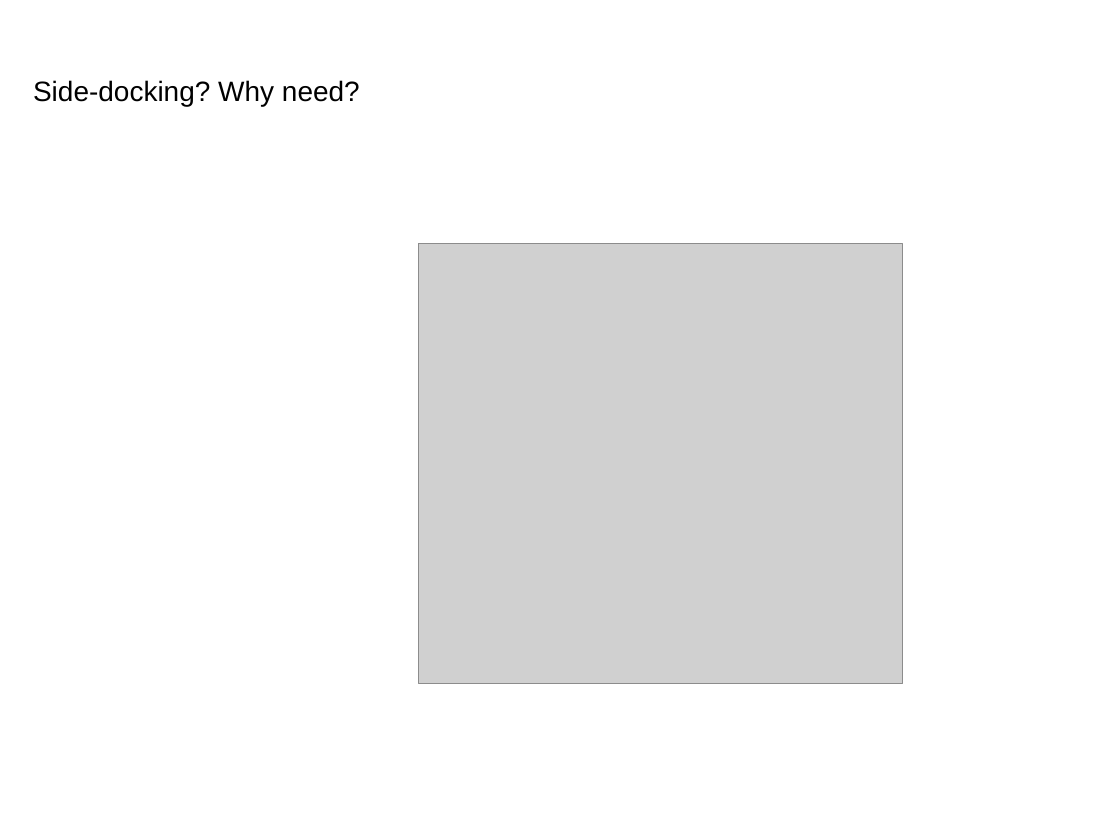
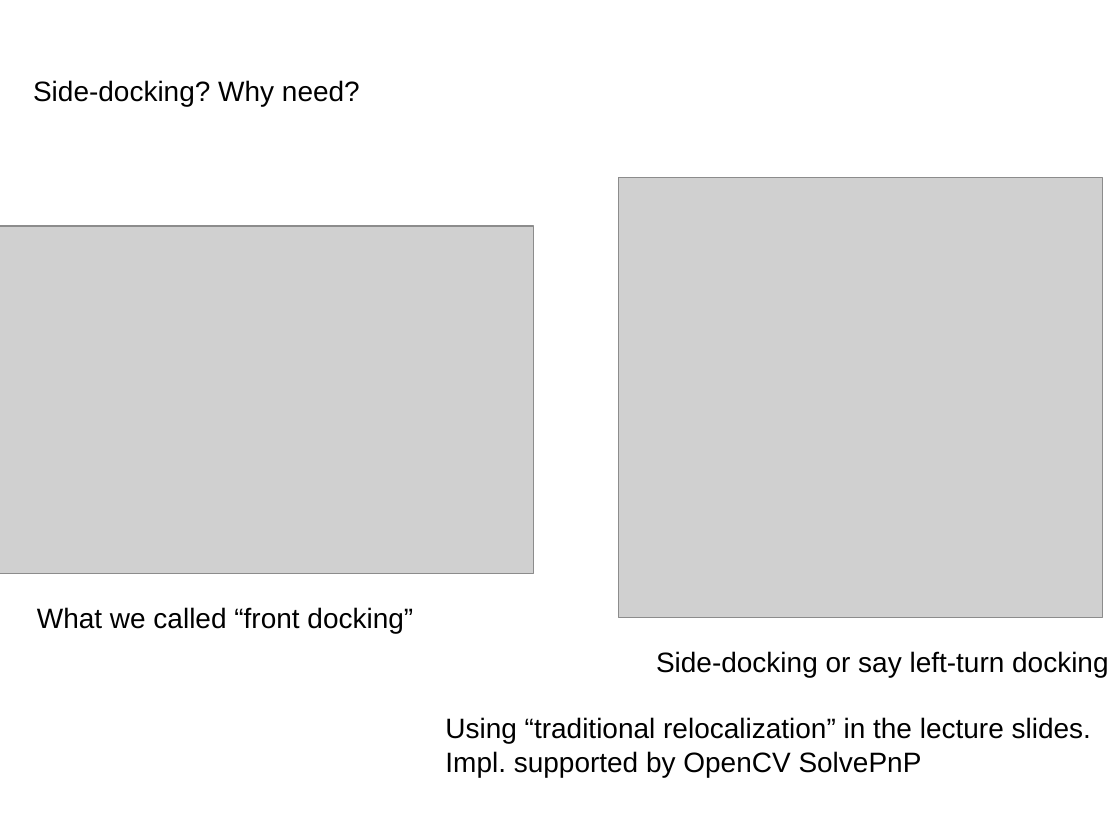
Before and after one commit to kamkanev/Self-Propelled-Arm-System, a slide deck: slide 9 of submission/SPAS_presentation_final.pptx. Drawn at 1120x840 pixels with LibreOffice and Linux fonts; fonts in the diff are those of the drawing; grey boxes stand for pictures; background and template pictures are left out. Boxes give left, top, right and bottom in pixels: in the first picture for what was removed or moved away, otherwise in the second. Text is boxed around its words. In the diff, an @@ line names an element or a change of style, - is before the commit and + after.

```diff
--- a/submission/SPAS_presentation_final.pptx
+++ b/submission/SPAS_presentation_final.pptx
@@ picture: place and size @@
-picture at box(419, 244, 903, 684)
+picture at box(618, 178, 1102, 618)
@@ picture added at box(0, 226, 534, 573) @@
@@ text added at box(37, 607, 413, 633), 18 pt, text #000000 @@
+What we called “front docking”
@@ text added at box(656, 651, 1108, 677), 18 pt, text #000000 @@
+Side-docking or say left-turn docking
@@ text added at box(445, 717, 1091, 777), 18 pt, text #000000 @@
+Using “traditional relocalization” in the lecture slides.
+Impl. supported by OpenCV SolvePnP
```
Also in this commit, not shown: 4 other slides changed, 1 slide added, 1 slide removed, 1 other file.
